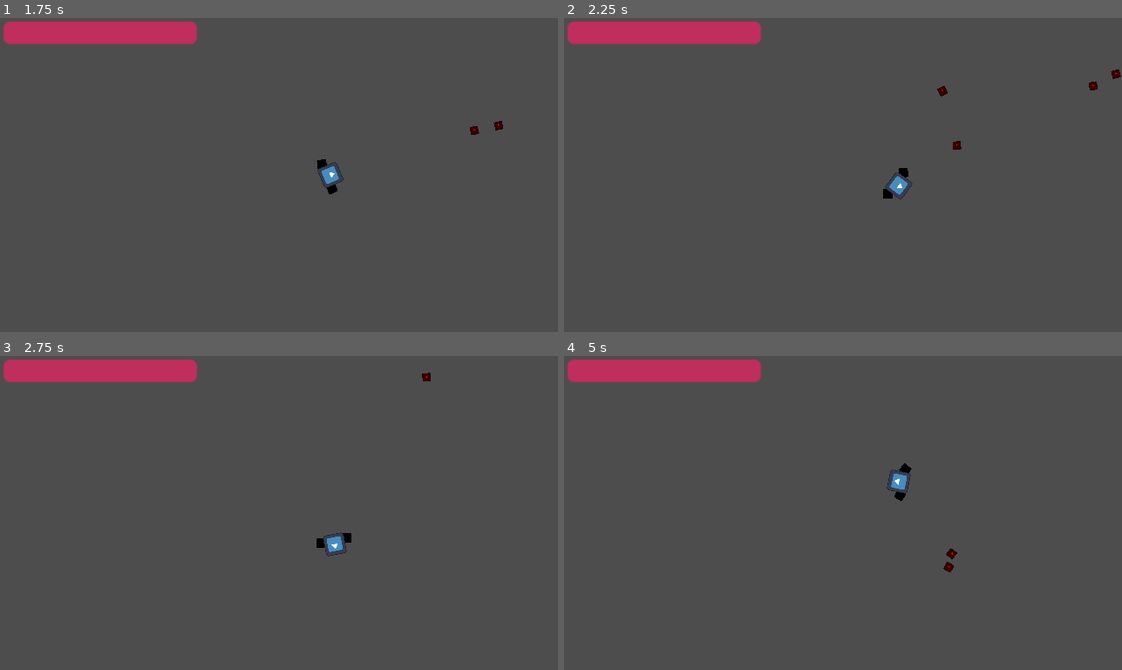
Above: before the commit, frames 1-4 (two rows, left to right).
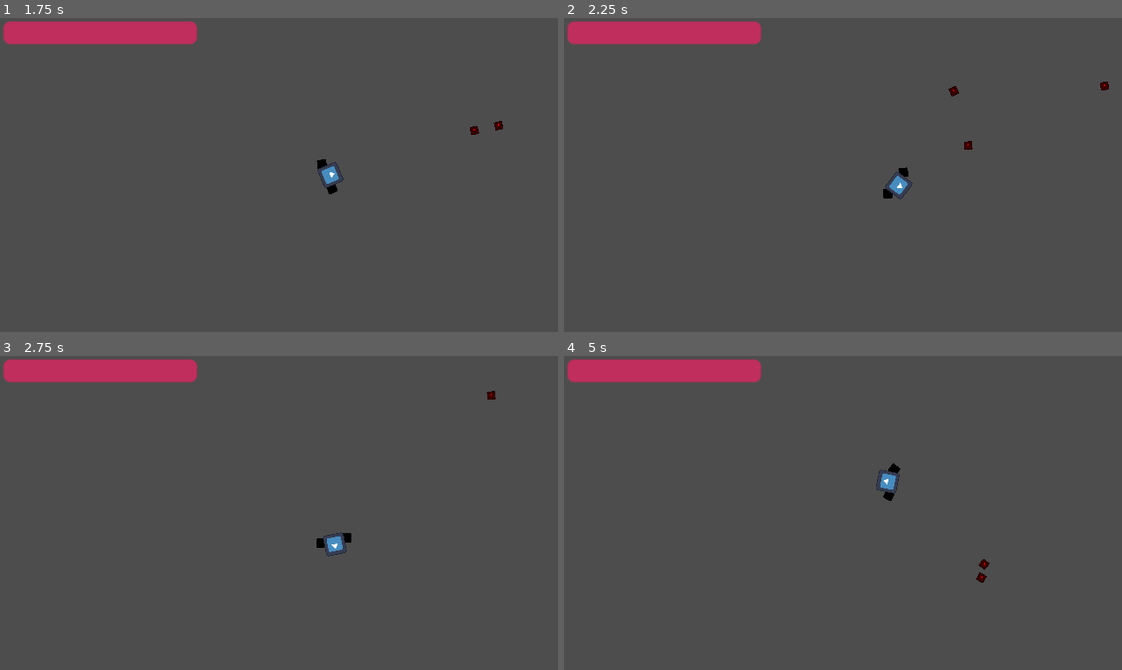
Above: after the commit, the same moments.

Repository: SylmarDev/Its-Spreading
Game: Godot game, scene res://Scenes/MainMenu.tscn
Same seed, same stepped clock (60 frames per second), same inputs: the game is played once before the commit and once after it. The engine's default icon, where the game draws it, is replaced by a stand-in: a white triangle on a blue panel in a dark square.
Inputs (mouse positions are in pixels of both pictures, inside the frame that each line leads up to):
- Up to frame 1 (1.75 s): click "Start" at 0.5 s; tap Enter at 1.25 s; move the mouse to (401, 159) at 1.27 s; press the mouse at (401, 159) at 1.28 s; hold D (right) from 1.28 s (still down)
- Up to frame 2 (2.25 s): move the mouse to (731, 190) at 2.02 s; release D (right) at 2.03 s; release the mouse at (731, 190) at 2.03 s; hold S (down) from 2.03 s (still down); click (731, 190) at 2.1 s
- Up to frame 3 (2.75 s): keep holding S (down)
- Up to frame 4 (5 s): move the mouse to (898, 443) at 2.77 s; release S (down) at 2.78 s; press the mouse at (898, 443) at 2.78 s; hold D (right) 2.78-3.53 s; move the mouse to (815, 575) at 3.52 s; release the mouse at (815, 575) at 3.53 s; hold W (up) 3.53-4.28 s; click (815, 575) at 3.6 s; move the mouse to (1010, 560) at 4.27 s; press the mouse at (1010, 560) at 4.28 s; hold A (left) from 4.28 s (still down)

Frame 1 is identical in both runs. In frame 2, 0.3% of the frame differs, in the area x 57-100%, y 16-58%; in frame 3, less than 0.1%; in frame 4, 0.6%, in the area x 55-77%, y 34-73%.

Commit message:
optimize rot a little bit
TODO: player speed still wrong, and also fix playing area to be smaller

Diff:
--- a/Scripts/Player.gd
+++ b/Scripts/Player.gd
@@ -3,9 +3,9 @@
 @onready var coll = $CollisionShape2D
 @onready var hearing = $Hearing
 
-var MAX_SPEED = 400 # 100 originally
+var MAX_SPEED = 250 # 100 originally
 var ACCEL = 375
-var friction = 5 # 150 originally
+var friction = 150 # 150 originally
 
 var motion: Vector2
 var axis: Vector2
--- a/Scripts/RotMap.gd
+++ b/Scripts/RotMap.gd
@@ -132,7 +132,7 @@
 
 
 func spreadRot() -> void:
-	var willSpreadThisTick = randi_range(0, 9) < 5
+	var willSpreadThisTick = randi_range(0, 9) < 8
 	if willSpreadThisTick:
 		var i = 0
 		var q = 0
@@ -142,14 +142,17 @@
 
 		#region Determine where rot goes
 		while i < len(rotTiles):
-			if rotTiles[i].all(func(n): return n != null) and \
-				i != 0 and i != len(rotTiles)-1:
+			var rowFilled = rotTiles[i].all(func(n): return n != null) and \
+				i != 0 and i != len(rotTiles)-1
+			if rowFilled or \
+					(i == 0 and rotTiles[1].all(func(n): return n != null)) or \
+					(i == len(rotTiles)-1 and rotTiles[len(rotTiles)-2].all(func(n): return n != null)):
 				i += 1
 				continue
 			q = 0
 			while q < len(rotTiles[i]):
 				# skip chance, if no rot in tile, or if surrounded by rot
-				if randf_range(0.0, 9.0) < percentToCheck or \
+				if  percentToCheck < randf_range(0.0, 9.0) or \
 								rotTiles[i][q] == null or \
 								(i == 0 or rotTiles[i-1][q] != null) and \
 										(i == len(rotTiles)-1 or rotTiles[i+1][q] != null) and \
@@ -193,7 +196,9 @@
 
 func deleteRotAtCoords(x: int, y: int) -> void:
 	rotTiles[x][y] = null
-	needsResetEdges = true
+
+	if (x == 0 or y == 0 or x == len(rotTiles)-1 or y == len(rotTiles)-1):
+		needsResetEdges = true
 
 # set volumeTo
 func setVolumeTo(playerRotCount: int) -> void:
